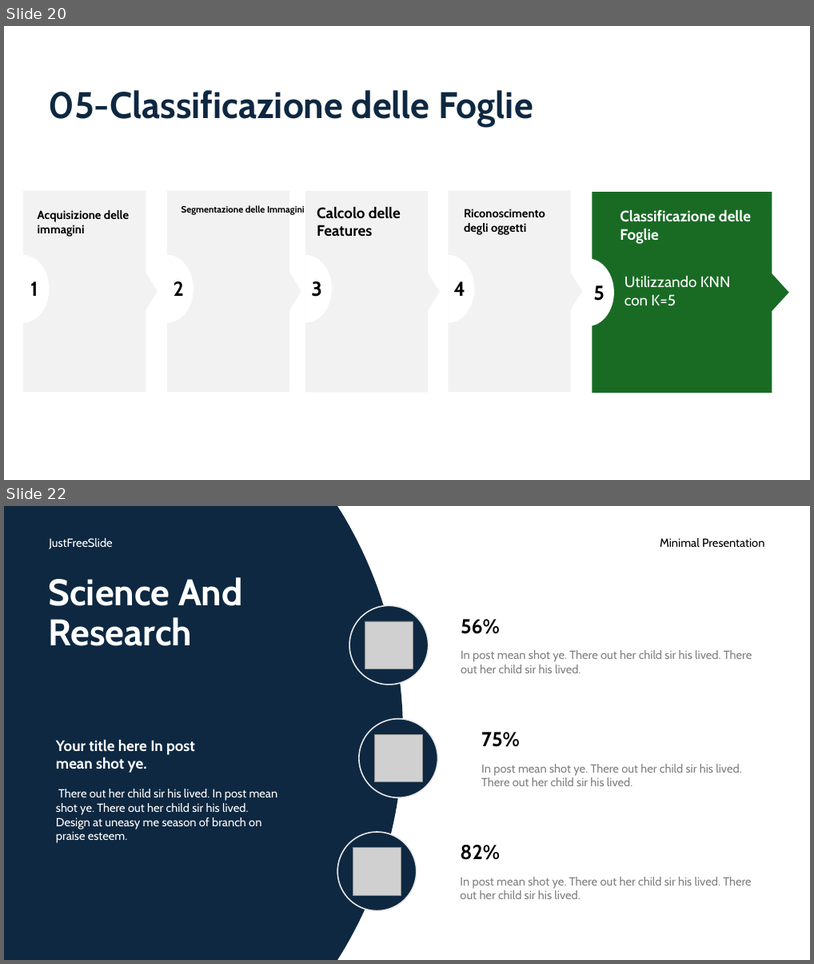
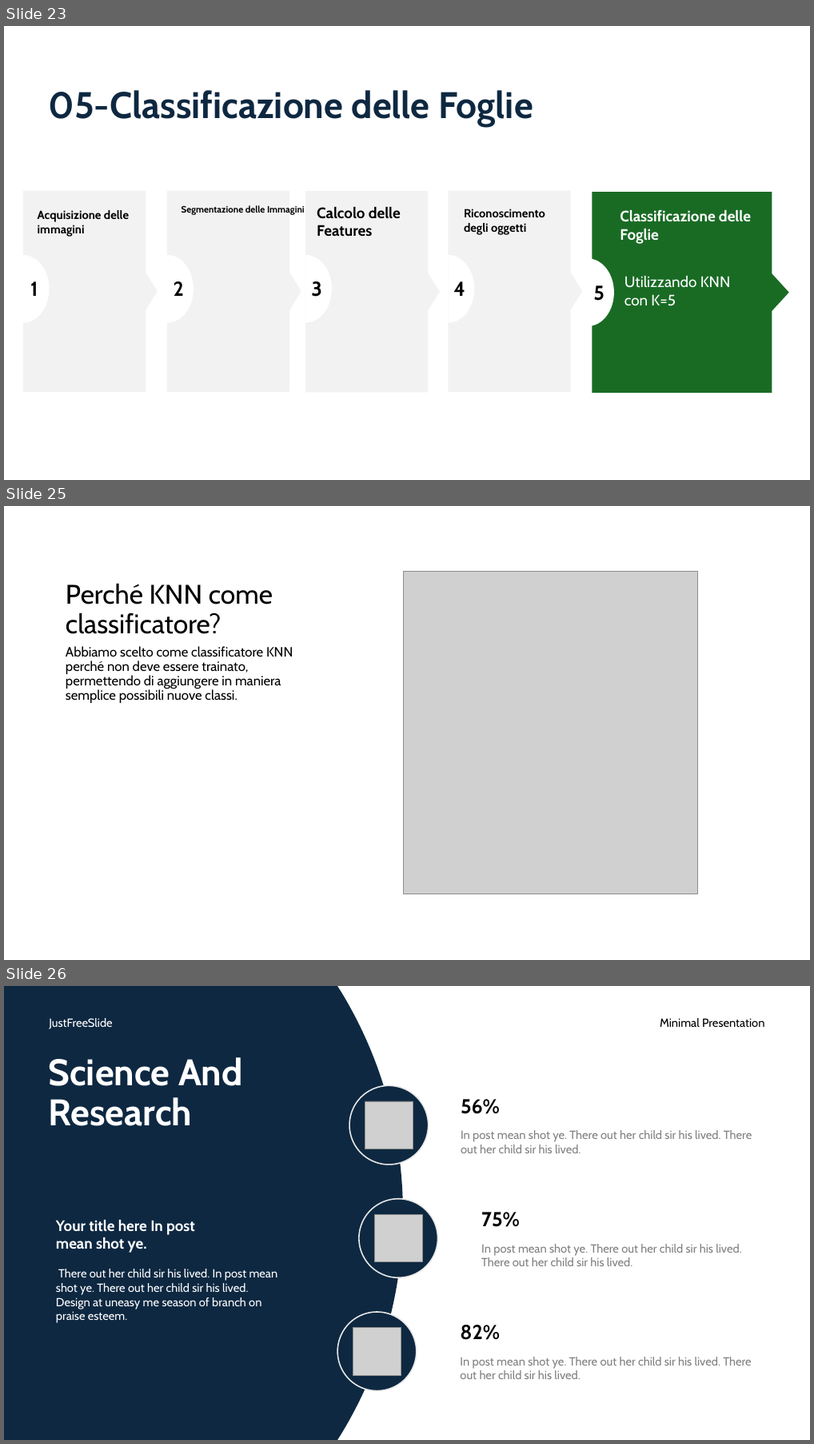
Before and after one commit to aleeteo/leaf_ID, a slide deck: presentazione/ProjectLeafWIP.pptx. Shown one above the other, each under a label of ours: slides 20 and 22 before the commit, slides 23, 25 and 26 after it; the slides between them are not shown. The pictures are 814x964 and 814x1444 pixels, drawn with LibreOffice and Linux fonts; fonts in the diff are those of the drawing; grey boxes stand for pictures. Boxes give left, top, right and bottom in pixels: in the first picture for what was removed or moved away, otherwise in the second. Text is boxed around its words. In the diff, an @@ line names an element or a change of style, - is before the commit and + after.

```diff
--- a/presentazione/ProjectLeafWIP.pptx
+++ b/presentazione/ProjectLeafWIP.pptx
@@ slide 25 added at box(4, 506, 810, 960), background #FFFFFF @@
@@ picture added at box(404, 572, 698, 894) @@
@@ title added at box(66, 583, 273, 634), 32 pt, text #000000 @@
+Perché KNN come classificatore?
@@ text added at box(66, 646, 293, 703), 16 pt, text #000000 @@
+Abbiamo scelto come classificatore KNN perché non deve essere trainato, permettendo di aggiungere in maniera semplice possibili nuove classi.
@@ what was slide 20 is now slide 23 @@
@@ what was slide 22 is now slide 26 @@
```
Also in this commit, not shown: 8 slides changed, 8 other slides added, 2 slides removed.
